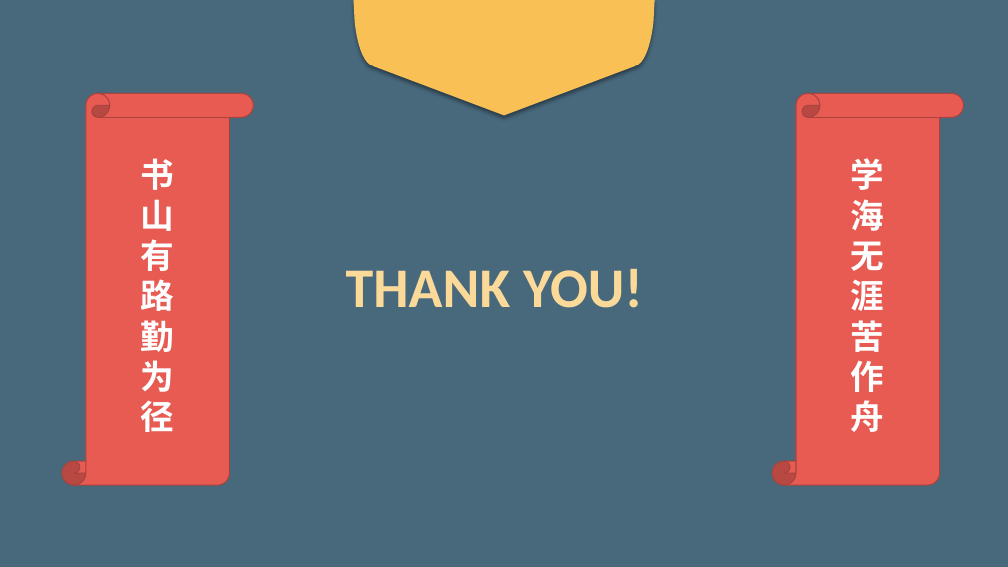
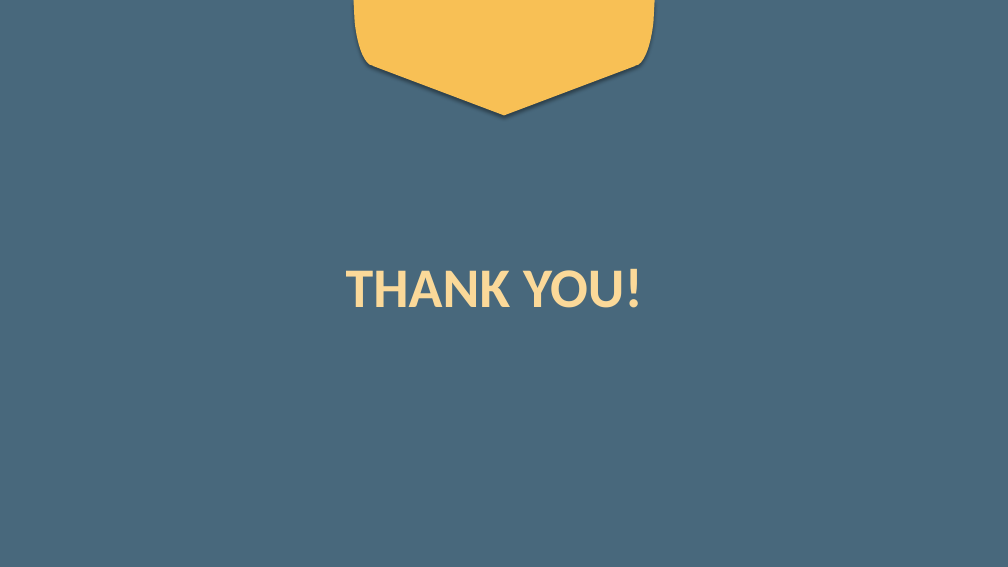
Before and after one commit to TOMORI00/NJUSE-HRS, a slide deck: slide 24 of 开发文档/小组报告v1.0.pptx. Drawn at 1008x567 pixels with LibreOffice and Linux fonts; fonts in the diff are those of the drawing. Boxes give left, top, right and bottom in pixels: in the first picture for what was removed or moved away, otherwise in the second. Text is boxed around its words. In the diff, an @@ line names an element or a change of style, - is before the commit and + after.

```diff
--- a/开发文档/小组报告v1.0.pptx
+++ b/开发文档/小组报告v1.0.pptx
@@ vertical scroll removed at bbox=[62, 94, 253, 485] @@
-书
-山
-有
-路
-勤
-为
-径
@@ vertical scroll removed at bbox=[772, 94, 963, 485] @@
-学
-海
-无
-涯
-苦
-作
-舟
```
Also in this commit, not shown: 2 other slides changed.
